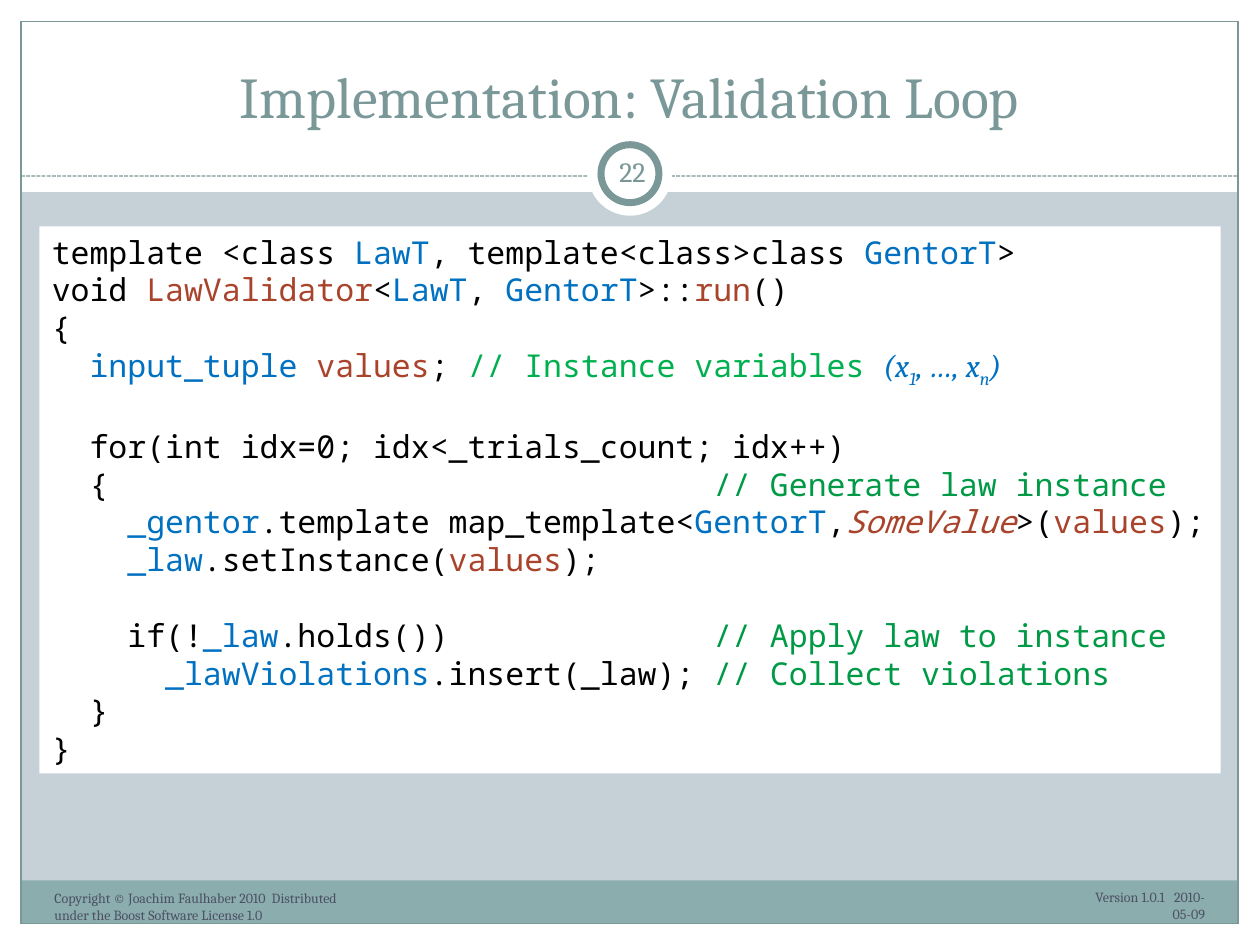
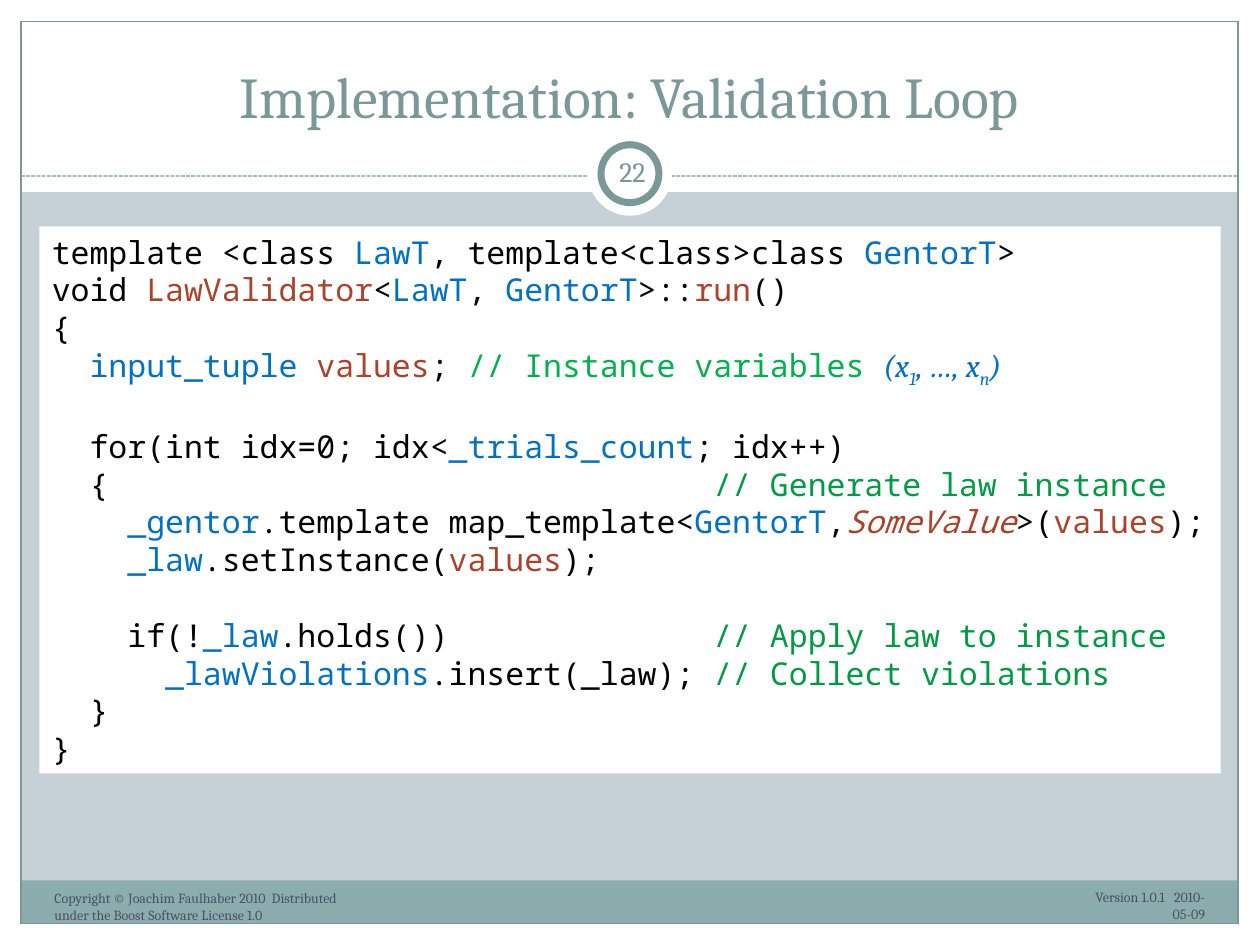
Before and after one commit to ryppl/boost-history, a slide deck: slide 22 of itl/libs/validate/doc/boostcon2010/BoostAlabaster.pptx. Drawn at 1260x945 pixels with LibreOffice and Linux fonts; fonts in the diff are those of the drawing. Boxes give left, top, right and bottom in pixels: in the first picture for what was removed or moved away, otherwise in the second. Text is boxed around its words. In the diff, an @@ line names an element or a change of style, - is before the commit and + after.

```diff
--- a/itl/libs/validate/doc/boostcon2010/BoostAlabaster.pptx
+++ b/itl/libs/validate/doc/boostcon2010/BoostAlabaster.pptx
@@ text in rectangle at bbox=[90, 434, 845, 463]: text colour #000000 to #0070C0 in "idx<_trials_count;" @@
```
Also in this commit, not shown: 6 other slides changed, 6 slides added.
